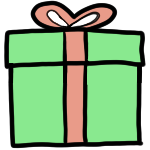
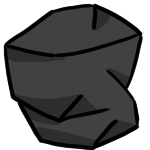
Layers edited between the first and the second w=150, h=150 image:
added layer "Paint Layer 14" above "Clipping Group 16" over 3, 0, 146, 150
added group "Clipping Group 16" with 2 layers above "Paint Layer 13" over 3, 0, 146, 150
added layer "Mask Layer" (1st of 2, in "Clipping Group 16") (29%) in group "Clipping Group 16" over 3, 0, 146, 150
added layer "Paint Layer 15" in group "Clipping Group 16" over 3, 0, 146, 150
hid "Paint Layer 11" over 3, 0, 146, 150
hid "Paint Layer 12" over 3, 0, 146, 150
